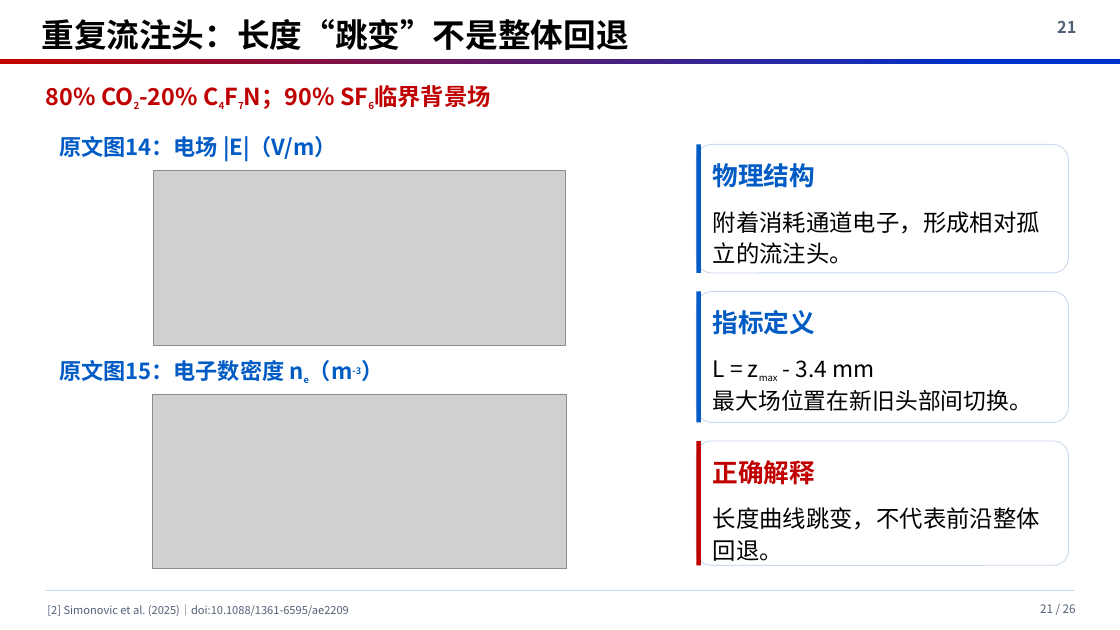
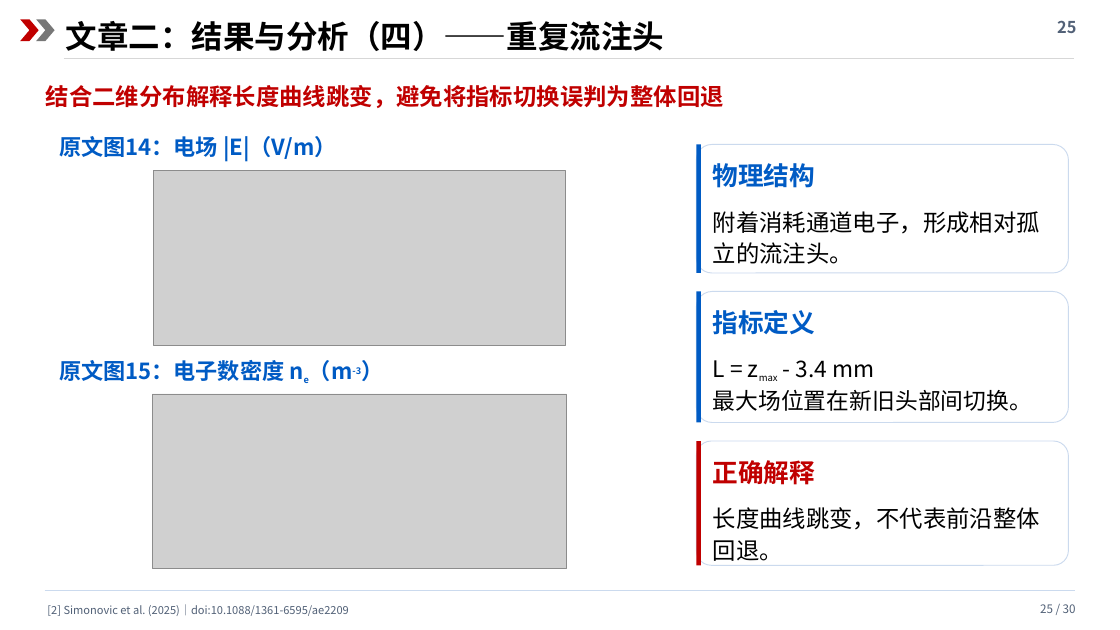
Before and after one commit to cass1223/cassbook, a slide deck: slide 25 of presentations/c4f7n/c4f7n_review.pptx (slide 21 before the commit). Drawn at 1120x630 pixels with LibreOffice and Linux fonts; fonts in the diff are those of the drawing; grey boxes stand for pictures. Boxes give left, top, right and bottom in pixels: in the first picture for what was removed or moved away, otherwise in the second. Text is boxed around its words. In the diff, an @@ line names an element or a change of style, - is before the commit and + after.

```diff
--- a/presentations/c4f7n/c4f7n_review.pptx
+++ b/presentations/c4f7n/c4f7n_review.pptx
@@ rectangle added at (0, 0, 1120, 71), fill #FFFFFF @@
@@ chevron added at (20, 19, 39, 41), fill #C00000 @@
@@ chevron added at (36, 19, 55, 41), fill #777777 @@
@@ text at (66, 21, 665, 51): text changed; size 28 to 27 pt @@
-重复流注头：长度“跳变”不是整体回退
+文章二：结果与分析（四）——重复流注头
@@ rectangle removed at (1008, 0, 1120, 55) @@
@@ text at (1057, 20, 1076, 33): text changed @@
-21
+25
@@ line added from (64, 58) to (1074, 58), #D7D7D7 0.7 pt @@
@@ text at (46, 85, 724, 108): text changed @@
-80% CO2-20% C4F7N；90% SF6临界背景场
+结合二维分布解释长度曲线跳变，避免将指标切换误判为整体回退
@@ text at (1040, 604, 1076, 613): text changed @@
-21 / 26
+25 / 30
```
Also in this commit, not shown: 16 other slides changed, 13 slides added, 9 slides removed, 4 other files.
